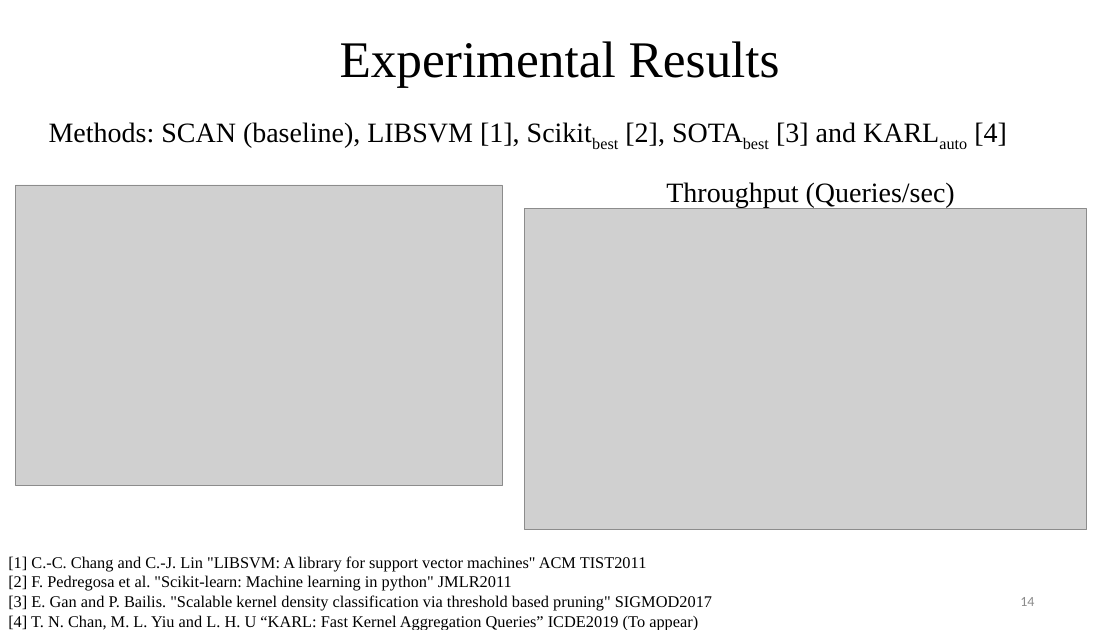
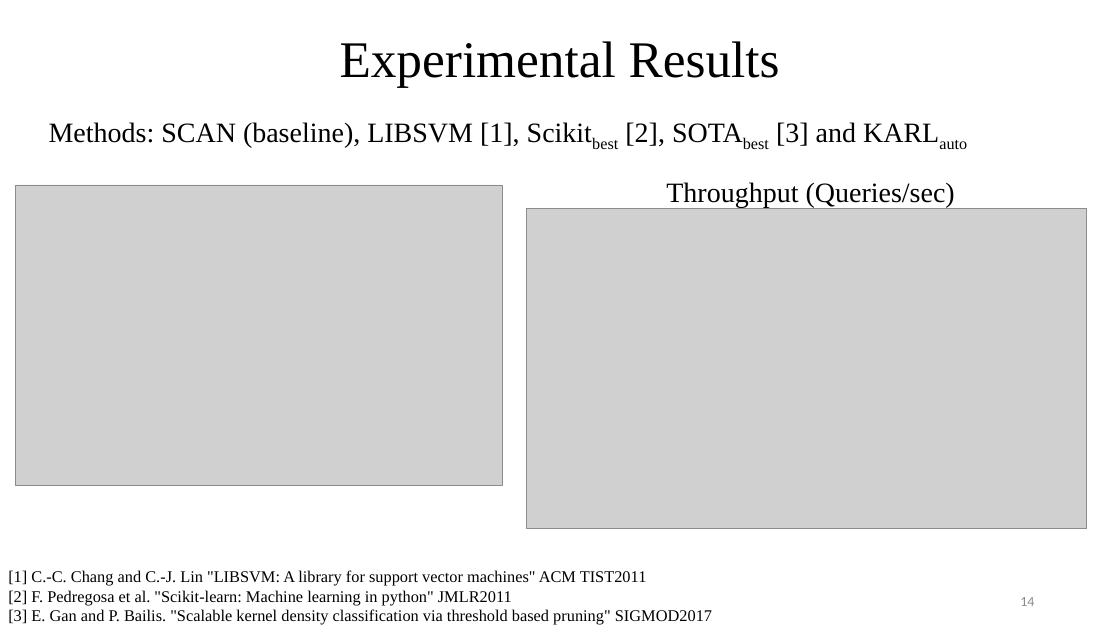
Before and after one commit to edisonchan2013928/KARL-Fast-Kernel-Aggregation-Queries, a slide deck: slide 14 of KARL Presentation_v2.pptx. Drawn at 1120x630 pixels with LibreOffice and Linux fonts; fonts in the diff are those of the drawing; grey boxes stand for pictures. Boxes give left, top, right and bottom in pixels: in the first picture for what was removed or moved away, otherwise in the second. Text is boxed around its words. In the diff, an @@ line names an element or a change of style, - is before the commit and + after.

Commit message:
Update the presentation

```diff
--- a/KARL Presentation_v2.pptx
+++ b/KARL Presentation_v2.pptx
@@ text at <box>49,122,856,148</box>: text changed @@
-Methods: SCAN (baseline), LIBSVM [1], Scikitbest [2], SOTAbest [3] and KARLauto [4]
+Methods: SCAN (baseline), LIBSVM [1], Scikitbest [2], SOTAbest [3] and KARLauto
@@ text "[1] C.-C. Chang and C.-J. ...": place and size @@
-text "[1] C.-C. Chang and C.-J. ..." at <box>8,556,712,630</box>
+text "[1] C.-C. Chang and C.-J. ..." at <box>8,570,712,625</box>
@@ text at <box>8,615,698,630</box>: paragraph removed @@
-[4] T. N. Chan, M. L. Yiu and L. H. U “KARL: Fast Kernel Aggregation Queries” ICDE2019 (To appear)
```
Also in this commit, not shown: 6 other slides changed.
